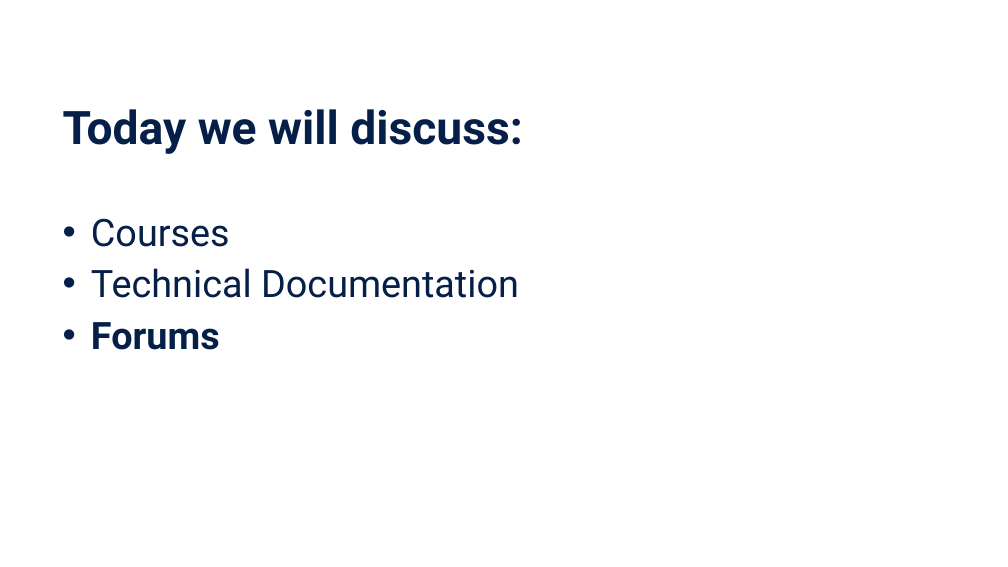
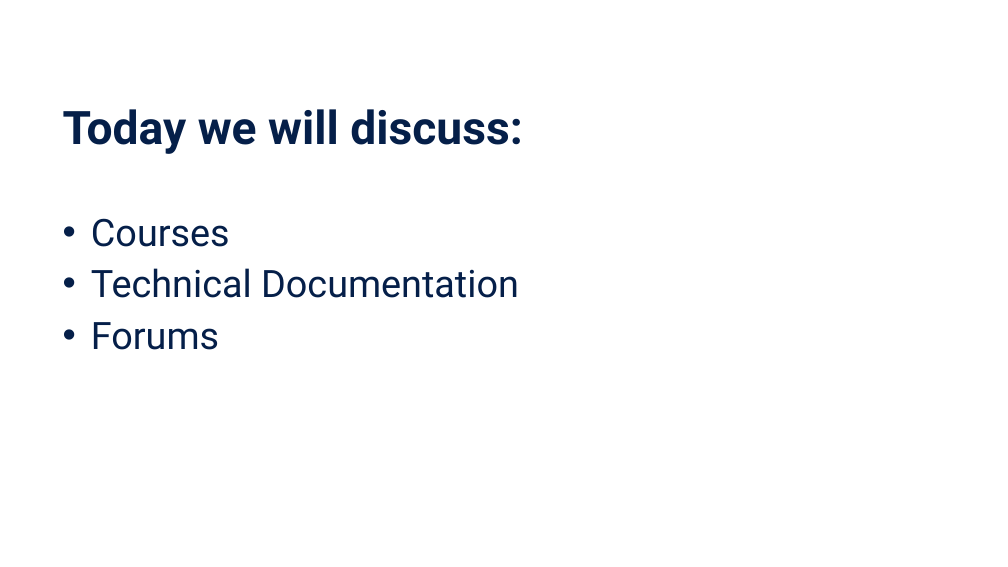
Before and after one commit to UCSF-DSI/ds_help, a slide deck: slide 4 of slides/powerpoint/01_basics.pptx. Drawn at 1008x567 pixels with LibreOffice and Linux fonts; fonts in the diff are those of the drawing. Boxes give left, top, right and bottom in pixels: in the first picture for what was removed or moved away, otherwise in the second. Text is boxed around its words. In the diff, an @@ line names an element or a change of style, - is before the commit and + after.

```diff
--- a/slides/powerpoint/01_basics.pptx
+++ b/slides/powerpoint/01_basics.pptx
@@ text at <box>91,322,219,350</box>: bold off in "Forums" @@
```
Also in this commit, not shown: 1 other slide changed, 1 slide added.
